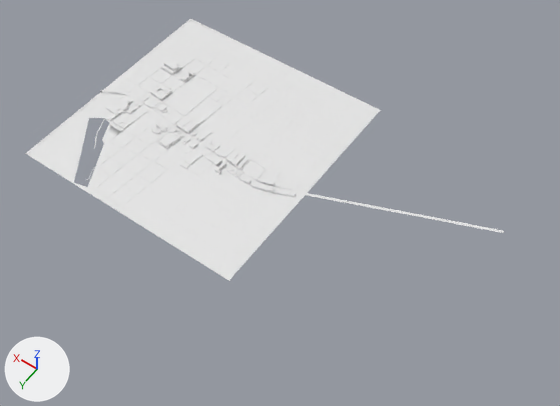
An edit to the FBX model Assets/Models/ButuanCity.fbx, drawn before and after from the same camera.
Camera for both pictures: a camera (50 mm lens) standing at (-369.0, 393.0, 567.0) and looking at (-103.0, 20.0, -19.0). The axes (+X, +Y, +Z) are drawn at lower left. The lights are the same throughout. Where no turn or scale is listed for an object, it has been applied to the vertices. Vertices at the same position are counted once.

The first picture shows 'Block.000', 'Block.024', 'Block.050', 'Block.052', 'Block.060', 'Road'.
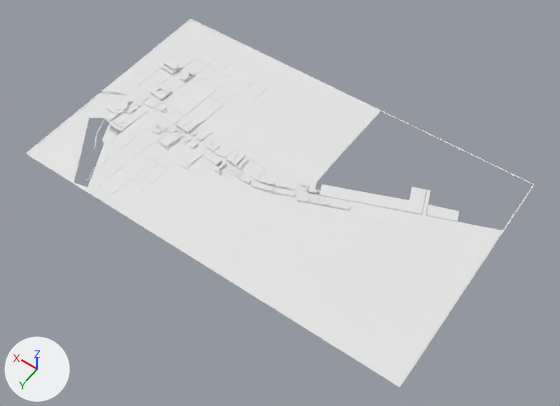
Commit message: Added buildings even more

The change, as JSON lines over the scene's bpy script:
```json
{"block": "me_cube_060", "where": "# used by ob_block_060; location = (-120.2, -2.6, 0.0); scale = (0.878, 0.878, 0.878)"}
{"op": "remove", "block": "me_cube_060", "code": "me_cube_060.from_pydata(...)  # 8 vertices, 5 faces; spans x -4.3..6.8, y -9.0..9.3, z 0.0..0.4"}
{"op": "add", "block": "me_cube_060", "code": "me_cube_060.from_pydata(...)  # 389 vertices, 362 faces; spans x -129.2..4.1, y -13.5..22.2, z -0.2..2.3"}
{"block": "me_cube_060", "change": "me_cube_060 part 2: 8 vertices removed from x -4.3..6.8, y -9.0..9.3, z 0.0..0.4; 389 vertices added at x -129.2..4.1, y -13.5..22.2, z -0.2..2.3"}
{"block": "me_plane_002", "where": "# used by ob_road; location = (0.0, 0.0, 0.0)"}
{"op": "remove", "block": "me_plane_002", "code": "me_plane_002.from_pydata(...)  # 1809 vertices, 1517 faces; spans x -295.0..126.0, y -126.0..126.0, z -1.0..3.0"}
{"op": "add", "block": "me_plane_002", "code": "me_plane_002.from_pydata(...)  # 1849 vertices, 1563 faces; spans x -294.0..126.0, y -126.0..126.0, z -1.0..3.0"}
{"block": "me_plane_002", "change": "me_plane_002 part 1: 1 vertex removed from x -295.0, y -57.0, z 0.0; 39 vertices added at x -294.0..-96.0, y -126.0..126.0, z 0.0"}
{"op": "add", "block": "me_cube_065", "code": ["me_cube_065 = bpy.data.meshes.new('Cube.065')", "me_cube_065.from_pydata([(-8.3, -12.5, 0.0), (-8.3, -12.5, 0.3), (-12.3, -1.6, 0.0), (-12.3, -1.6, 0.3), (18.1, -3.0, 0.0), (18.1, -3.0, 0.3), (14.0, 8.8, 0.0), (14.0, 8.8, 0.3)], [], [(0, 1, 3, 2), (2, 3, 7, 6), (6, 7, 5, 4), (4, 5, 1, 0), (7, 3, 1, 5)])", "me_cube_065.materials.append(mat_lowpolymaterial)  # white #e7e7e7"]}
{"op": "add", "block": "me_cube_064", "code": ["me_cube_064 = bpy.data.meshes.new('Cube.064')", "me_cube_064.from_pydata([(-3.4, -11.4, 0.0), (-3.4, -11.4, 0.3), (-7.5, -0.5, 0.0), (-7.5, -0.5, 0.3), (18.1, -3.0, 0.0), (18.1, -3.0, 0.3), (14.0, 8.8, 0.0), (14.0, 8.8, 0.3)], [], [(0, 1, 3, 2), (2, 3, 7, 6), (6, 7, 5, 4), (4, 5, 1, 0), (7, 3, 1, 5)])", "me_cube_064.materials.append(mat_lowpolymaterial)  # white #e7e7e7"]}
{"op": "add", "block": "me_cube_063", "code": ["me_cube_063 = bpy.data.meshes.new('Cube.063')", "me_cube_063.from_pydata([(-42.5, -26.6, 0.0), (-42.5, -26.6, 0.3), (-46.6, -15.7, 0.0), (-46.6, -15.7, 0.3), (15.1, -3.8, 0.0), (15.1, -3.8, 0.3), (11.7, 8.3, 0.0), (11.7, 8.3, 0.3)], [], [(0, 1, 3, 2), (2, 3, 7, 6), (6, 7, 5, 4), (4, 5, 1, 0), (7, 3, 1, 5)])", "me_cube_063.materials.append(mat_lowpolymaterial)  # white #e7e7e7"]}
{"op": "add", "block": "me_cube_062", "code": ["me_cube_062 = bpy.data.meshes.new('Cube.062')", "me_cube_062.from_pydata(...)  # 1253 vertices, 1178 faces; spans x -38.8..10.2, y -23.3..3.0, z 0.0..3.1", "me_cube_062.materials.append(mat_lowpolymaterial)  # white #e7e7e7"]}
{"op": "add", "block": "ob_block_065", "code": ["ob_block_065 = bpy.data.objects.new('Block.065', me_cube_065)", "ob_block_065.location = (-242.6, -43.4, 0.0)"]}
{"op": "add", "block": "ob_block_064", "code": ["ob_block_064 = bpy.data.objects.new('Block.064', me_cube_064)", "ob_block_064.location = (-248.2, -27.8, 0.0)"]}
{"op": "add", "block": "ob_block_063", "code": ["ob_block_063 = bpy.data.objects.new('Block.063', me_cube_063)", "ob_block_063.location = (-183.1, -2.5, 0.0)"]}
{"op": "add", "block": "ob_block_062", "code": ["ob_block_062 = bpy.data.objects.new('Block.062', me_cube_062)", "ob_block_062.location = (-129.3, 17.8, 0.0)"]}
```

Where the change shows, as pixel boxes (x1, y1, x2, y2) in the pictures (560 x 406 px):
```json
{"object": "Road", "change": "reshaped", "before": [25, 19, 504, 281], "after": [25, 19, 535, 387], "on screen": "6% wider, 40% taller"}
{"object": "Block.060", "change": "reshaped", "before": [299, 176, 316, 190], "after": [301, 181, 427, 214], "on screen": "606% wider, 127% taller"}
{"object": "Block.063", "change": "added", "after": [350, 205, 421, 228]}
{"object": "Block.062", "change": "added", "after": [297, 193, 351, 210]}
{"object": "Block.065", "change": "added", "after": [427, 205, 459, 221]}
{"object": "Block.064", "change": "added", "after": [424, 219, 451, 234]}
{"part": 1, "of": "me_plane_002", "change": "built on", "before": [425, 216, 504, 233], "after": [230, 99, 535, 387]}
```
